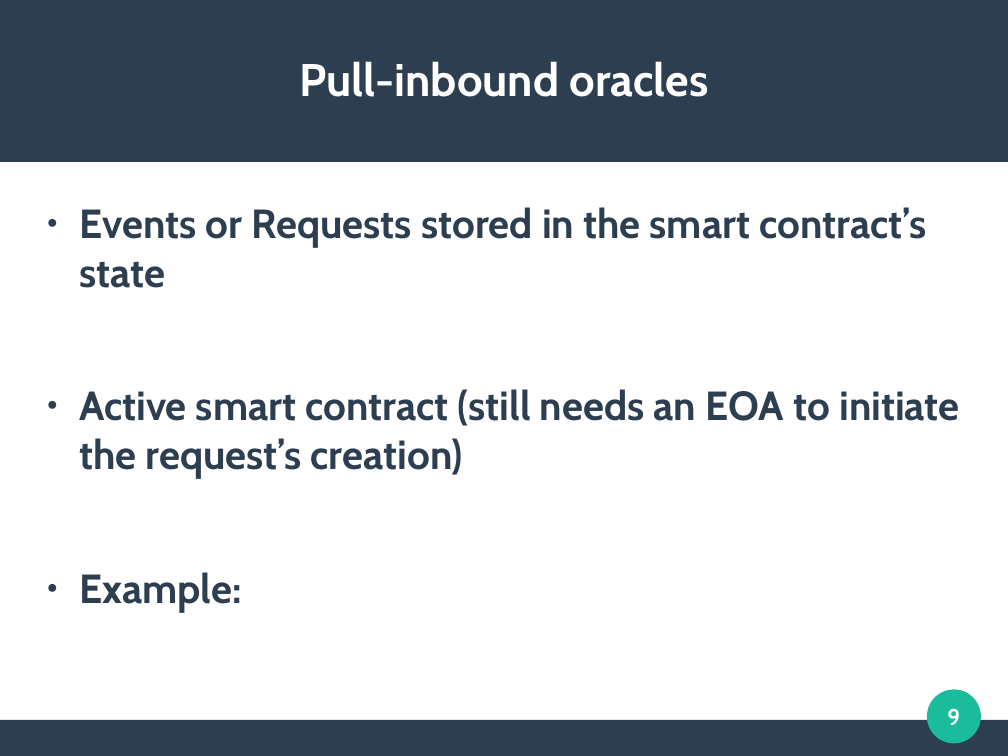
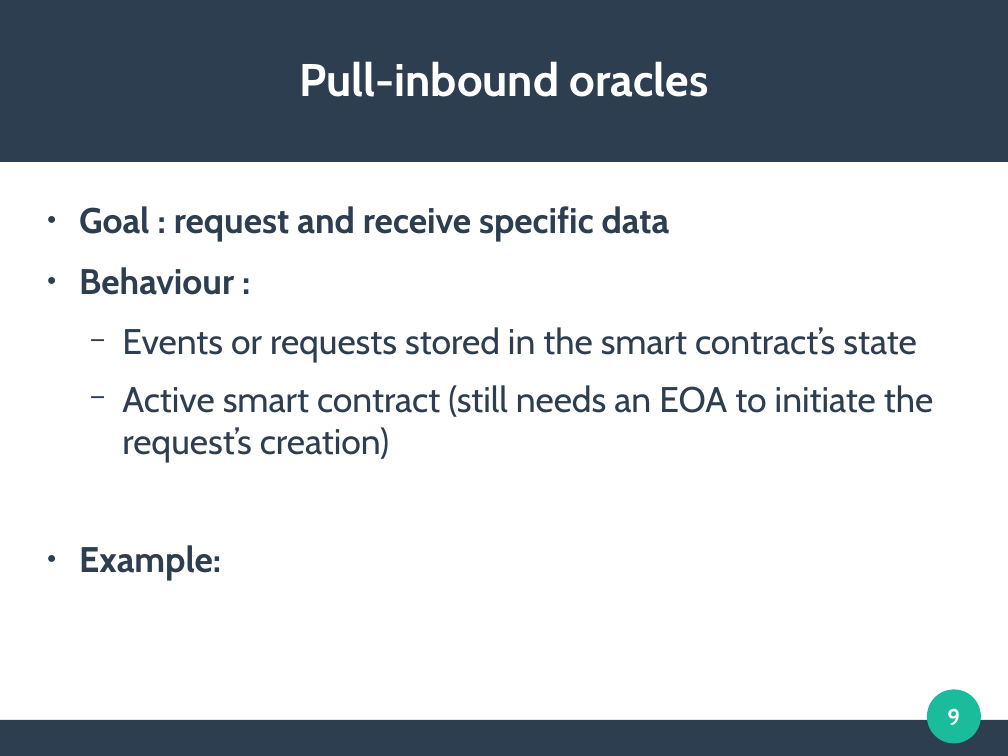
Before and after one commit to mbettinger/OT4-Lecture, a slide deck: slide 9 of Presentation - Oracles.odp. Drawn at 1008x756 pixels with LibreOffice and Linux fonts; fonts in the diff are those of the drawing. Boxes give left, top, right and bottom in pixels: in the first picture for what was removed or moved away, otherwise in the second. Text is boxed around its words. In the diff, an @@ line names an element or a change of style, - is before the commit and + after.

```diff
--- a/Presentation - Oracles.odp
+++ b/Presentation - Oracles.odp
@@ text at box(79, 206, 916, 363): text changed; size 32 to 28 pt; bold off @@
-● Events or Requests stored in the smart contract’s state
+● Goal : request and receive specific data
+● Behaviour :
+  − Events or requests stored in the smart contract’s state
@@ text at box(79, 385, 933, 580): size 32 to 28 pt in "Active smart contract (still needs an EOA ...", "Example:"; bold off in "Active smart contract (still needs an EOA ..."; bullet ● to −; list level 1 to 2 in "Active smart contract (still needs ..." @@
```
Also in this commit, not shown: 3 other slides changed, 2 slides added, 2 other files.
